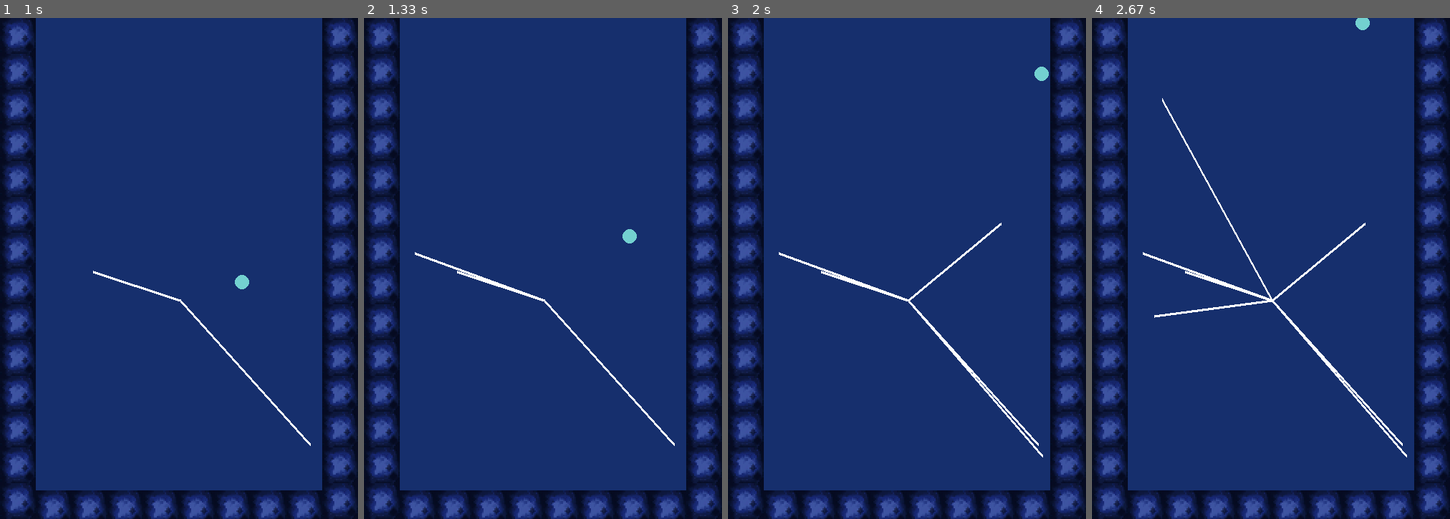
Above: before the commit, frames 1-4 (left to right).
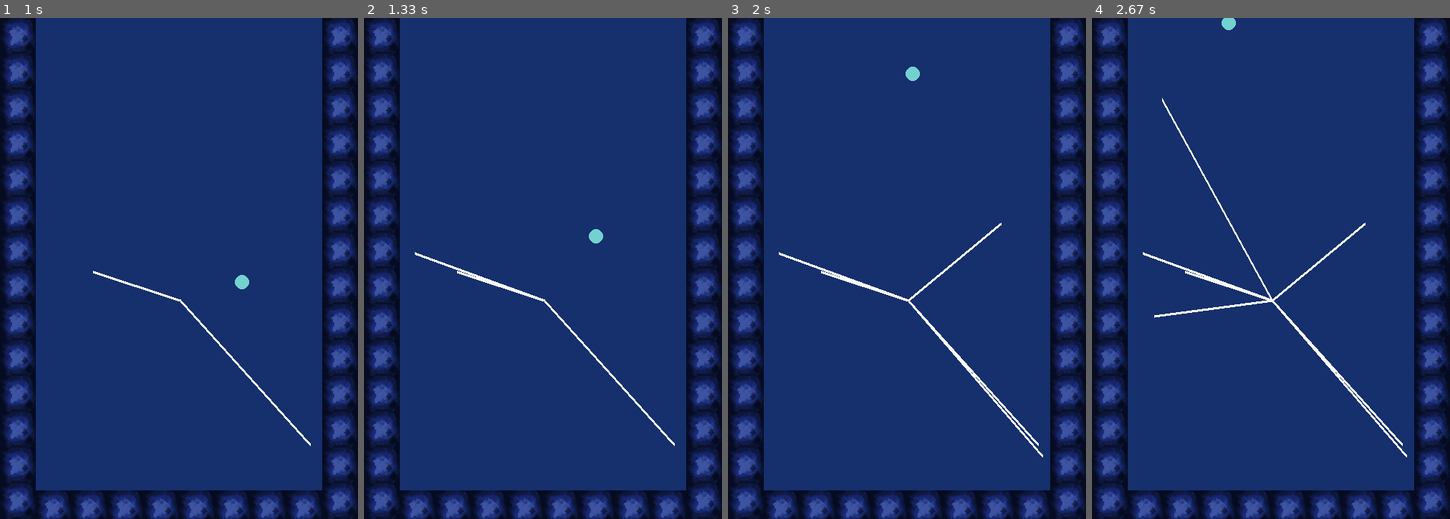
Above: after the commit, the same moments.

Repository: insper-classroom/devlife-23-1-projeto-pygame-esther_nina
Game: pygame game, started from code/jogo.py
Two runs of this game, one before a commit and one after it. Both use one fixed random seed, a clock stepped at 60 frames per second and the inputs below.
Inputs (mouse positions are in pixels of both pictures, inside the frame that each line leads up to):
- Up to frame 1 (1 s): press the mouse at (179, 303) at 0.37 s; move the mouse to (136, 288) at 0.47 s; release the mouse at (93, 273) at 0.6 s; press the mouse at (179, 303) at 0.7 s; move the mouse to (243, 373) at 0.8 s; release the mouse at (311, 443) at 0.93 s
- Up to frame 2 (1.33 s): press the mouse at (543, 303) at 1.03 s; move the mouse to (478, 278) at 1.13 s; release the mouse at (414, 253) at 1.27 s
- Up to frame 3 (2 s): press the mouse at (907, 303) at 1.37 s; move the mouse to (975, 378) at 1.47 s; release the mouse at (1043, 458) at 1.6 s; press the mouse at (907, 303) at 1.7 s; move the mouse to (953, 263) at 1.8 s; release the mouse at (1000, 223) at 1.93 s
- Up to frame 4 (2.67 s): press the mouse at (1271, 303) at 2.03 s; move the mouse to (1213, 308) at 2.13 s; release the mouse at (1152, 318) at 2.27 s; press the mouse at (1271, 303) at 2.37 s; move the mouse to (1217, 198) at 2.47 s; release the mouse at (1163, 98) at 2.6 s

Frame 1 is identical in both runs. In frame 2, 0.2% of the frame differs, in the area x 62-77%, y 42-45%; in frame 3, 0.2%; in frame 4, 0.2%.

Commit message:
impede de desenhar no chao

Diff:
--- a/code/funcoes.py
+++ b/code/funcoes.py
@@ -40,6 +40,7 @@
 
         if Plataformas.colidiu(self.bolinha_pos):
             self.bolinha_vel[1] *= - 1
+            self.bolinha_vel[0] *= -1
 
         # Com isso, calcula as novas posições
         self.bolinha_pos[0] += self.bolinha_vel[0] * delta
@@ -67,6 +68,9 @@
                         self.pos_inicial_linha[0] = 50
                     elif self.pos_inicial_linha[0] > 450:
                         self.pos_inicial_linha[0] = 450
+                    elif self.pos_inicial_linha[1] > 650:
+                        self.pos_inicial_linha[1] =  650
+
 
             if evento.type == pygame.MOUSEBUTTONUP:
                 if evento.button == 1:
@@ -79,6 +83,8 @@
                         self.pos_final_linha[0] = 50
                     elif self.pos_final_linha[0] > 450:
                         self.pos_final_linha[0] = 450
+                    elif self.pos_final_linha[1] > 650:
+                        self.pos_final_linha[1] =  650
 
         return True
 
@@ -124,34 +130,20 @@
         self.coordenadas_comeco = coordenada_inicio
         self.coordenadas_final = coordenada_final
         Plataformas.plataformas_anteriores.append(self)
-    '''
-    def colisao(self, largura, altura, cx, cy):
-        #rect =  pygame.Rect(x, y, largura, altura)
-        self.rx = self.coordenadas_comeco[0]
-        self.ry = self.coordenadas_comeco[1]
-        self.cx = self.bolinha_pos[0]
-        self.cy = self.bolinha_pos[1]
-        self.raio = 10
-        largura = abs(self.coordenadas_final[0] -  self.coordenadas_comeco[0])
-        altura = 3
-        if self.coordenadas_comeco[0] <= self.cx <= self.coordenadas_final[0] and self.coordenadas_comeco[1] <= (self.cy + self.raio) <= self.coordenadas_final[1]:
-            return True
-        else:
-            return False
-        '''
+
     def desenha_plataforma( window):
-        # pygame.draw.polygon(self.window, self.cor, (self.coordenadas_comeco, self.coordenadas_final, (self.coordenadas_final[0], self.coordenadas_final[1] - 5), (self.coordenadas_comeco[0], self.coordenadas_comeco[1] - 5)))
+
         for plataforma in Plataformas.plataformas_anteriores:
             pygame.draw.polygon(window, plataforma.cor, (plataforma.coordenadas_comeco, plataforma.coordenadas_final, (plataforma.coordenadas_final[0], plataforma.coordenadas_final[1] - 3), (plataforma.coordenadas_comeco[0], plataforma.coordenadas_comeco[1] -3)))
 
     def colidiu(bola_pos):
         for p in Plataformas.plataformas_anteriores:
-            rauio = 10
+            raio = 10
             a = -((p.coordenadas_comeco[1] - p.coordenadas_final[1])/(p.coordenadas_comeco[0] - p.coordenadas_final[0]))
             b = 1
             c = -(a * p.coordenadas_comeco[0] + p.coordenadas_comeco[1])
             dist = abs(a*bola_pos[0] + b*bola_pos[1] + c)/ math.sqrt(a**2 + b**2)
 
-            if dist <= rauio:
+            if dist <= raio :
                 return True
         return False
